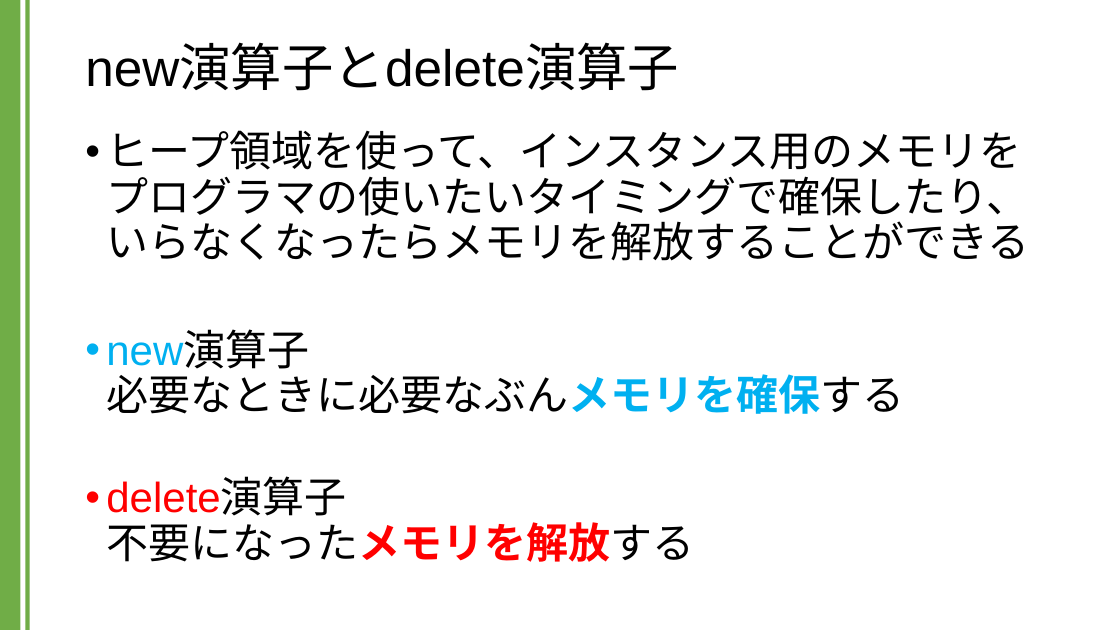
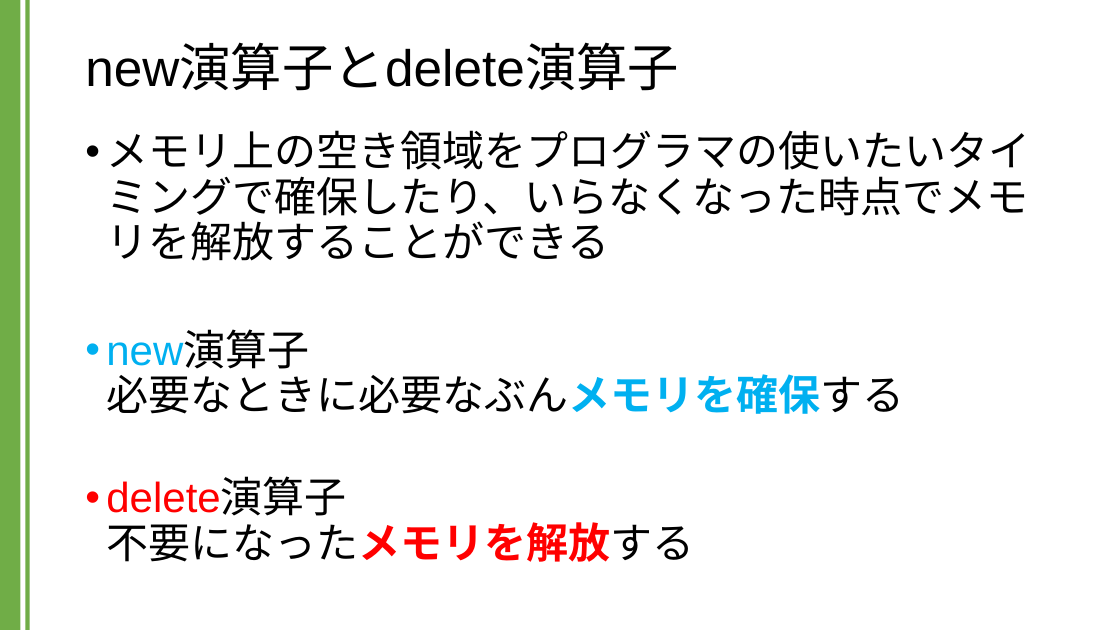
Before and after one commit to kic-murata/cpp2024, a slide deck: slide 1 of 授業資料/講義資料：new演算子とdelete演算子.pptx. Drawn at 1120x630 pixels with LibreOffice and Linux fonts; fonts in the diff are those of the drawing. Boxes give left, top, right and bottom in pixels: in the first picture for what was removed or moved away, otherwise in the second. Text is boxed around its words. In the diff, an @@ line names an element or a change of style, - is before the commit and + after.

```diff
--- a/授業資料/講義資料：new演算子とdelete演算子.pptx
+++ b/授業資料/講義資料：new演算子とdelete演算子.pptx
@@ text at (x1=106, y1=130, x2=1030, y2=261): text changed @@
-• ヒープ領域を使って、インスタンス用のメモリを
-  プログラマの使いたいタイミングで確保したり、
-  いらなくなったらメモリを解放することができる
+• メモリ上の空き領域をプログラマの使いたいタイミングで確保したり、いらなくなった時点でメモリを解放することができる
```
Also in this commit, not shown: 11 other slides changed, 3 slides added, 11 other files.
